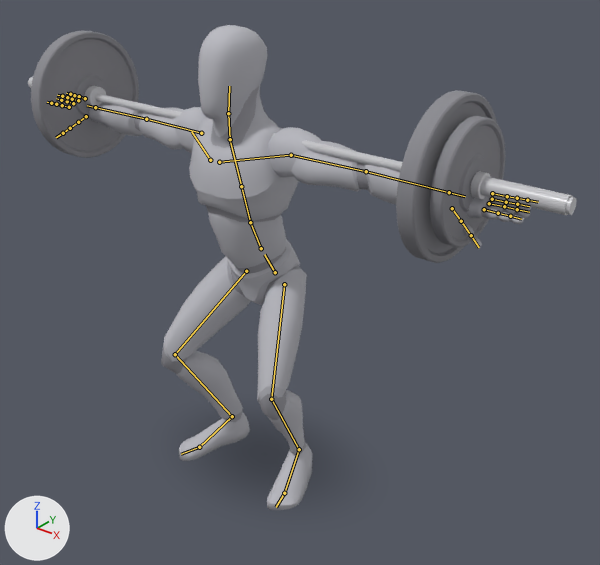
Two versions of the glTF model app/src/main/assets/mannequins/barbell_squat.glb, one commit apart.
One viewpoint serves both versions: a 50 mm camera at (1.75, -1.97, 2.02) aimed at (0.12, 0.06, 0.76). Lighting does not change. The marker at lower left points along +X, +Y and +Z. The first picture is the older version. Both versions are drawn at frame 14 of the action 'lowering'; the numbers are the values there. The bones that change, and the others that lie on the model, are drawn over the model as lines.

Objects in the first picture: 'barbell_0', 'barbell_10', 'barbell_11', 'barbell_4', 'barbell_8', 'body', 'body_1' and 3 more.
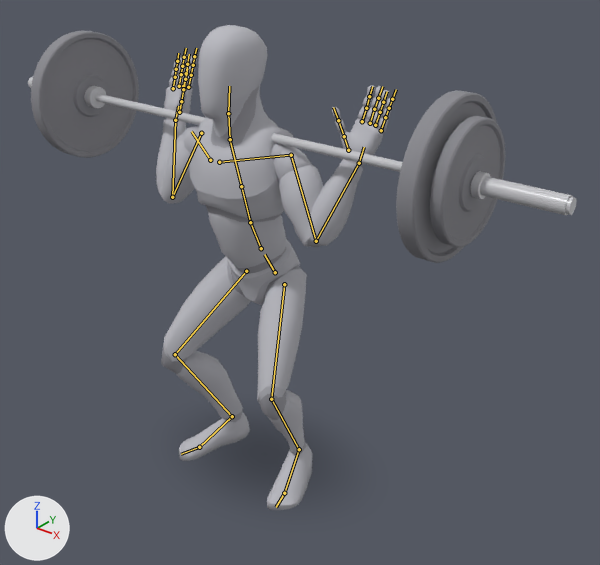
Location of each change, [x1, y1, x2, y2] in pixels of the pictures (600 x 565 px):
```json
{"object": "body", "change": "posed", "before": [89, 25, 531, 510], "after": [156, 25, 394, 510]}
{"object": "body_1", "change": "posed", "before": [134, 86, 520, 455], "after": [161, 61, 391, 455]}
{"bone": "upperarm_l", "before": "(291, 155) to (366, 171)", "after": "(291, 155) to (316, 241)"}
{"bone": "lowerarm_l", "before": "(366, 171) to (449, 192)", "after": "(316, 241) to (359, 163)"}
{"bone": "hand_l", "before": "(449, 192) to (465, 196)", "after": "(359, 163) to (364, 147)"}
{"bone": "upperarm_r", "before": "(201, 133) to (146, 119)", "after": "(201, 133) to (172, 197)"}
{"bone": "lowerarm_r", "before": "(146, 119) to (95, 107)", "after": "(172, 197) to (175, 120)"}
{"bone": "hand_r", "before": "(95, 107) to (87, 105)", "after": "(175, 120) to (178, 106)"}
```

Edits to the scene script, one JSON object a line:
```json
{"block": "bone_upperarm_l", "where": "bone_upperarm_l = bpy.data.objects['Armature'].pose.bones['upperarm_l']  # child of 'clavicle_l'"}
{"op": "set", "path": "bone_upperarm_l.rotation_quaternion", "old": "(1.0, 0.0, 0.0, 0.0)", "new": "(-0.313, 0.356, 0.791, 0.386)", "note": "degrees (0, 0, 0) -> degrees (-38, -130, -30)"}
{"block": "bone_lowerarm_l", "where": "bone_lowerarm_l = bpy.data.objects['Armature'].pose.bones['lowerarm_l']  # child of 'upperarm_l'"}
{"op": "set", "path": "bone_lowerarm_l.rotation_quaternion", "old": "(1.0, 0.0, 0.0, 0.0)", "new": "(-0.401, -0.898, 0.073, 0.164)", "note": "degrees (0, 0, 0) -> degrees (130, 14, -16)"}
{"block": "bone_hand_l", "where": "bone_hand_l = bpy.data.objects['Armature'].pose.bones['hand_l']  # child of 'lowerarm_l'"}
{"op": "set", "path": "bone_hand_l.rotation_quaternion", "old": "(1.0, 0.0, 0.0, 0.0)", "new": "(0.992, 0.129, 0.001, -0.006)", "note": "degrees (0, 0, 0) -> degrees (15, 0, -1)"}
{"block": "bone_upperarm_r", "where": "bone_upperarm_r = bpy.data.objects['Armature'].pose.bones['upperarm_r']  # child of 'clavicle_r'"}
{"op": "set", "path": "bone_upperarm_r.rotation_quaternion", "old": "(1.0, 0.0, 0.0, 0.0)", "new": "(0.313, -0.356, 0.791, 0.386)", "note": "degrees (0, 0, 0) -> degrees (-38, 130, 30)"}
{"block": "bone_lowerarm_r", "where": "bone_lowerarm_r = bpy.data.objects['Armature'].pose.bones['lowerarm_r']  # child of 'upperarm_r'"}
{"op": "set", "path": "bone_lowerarm_r.rotation_quaternion", "old": "(1.0, 0.0, 0.0, 0.0)", "new": "(-0.401, -0.898, -0.073, -0.164)", "note": "degrees (0, 0, 0) -> degrees (130, -14, 16)"}
{"block": "bone_hand_r", "where": "bone_hand_r = bpy.data.objects['Armature'].pose.bones['hand_r']  # child of 'lowerarm_r'"}
{"op": "set", "path": "bone_hand_r.rotation_quaternion", "old": "(1.0, 0.0, 0.0, 0.0)", "new": "(0.992, 0.129, -0.001, 0.006)", "note": "degrees (0, 0, 0) -> degrees (15, 0, 1)"}
```
